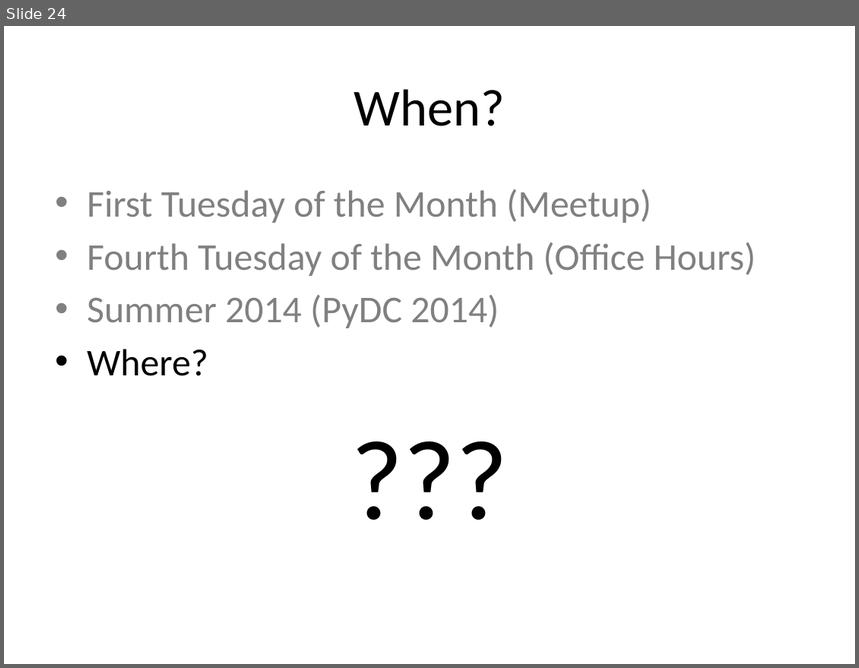
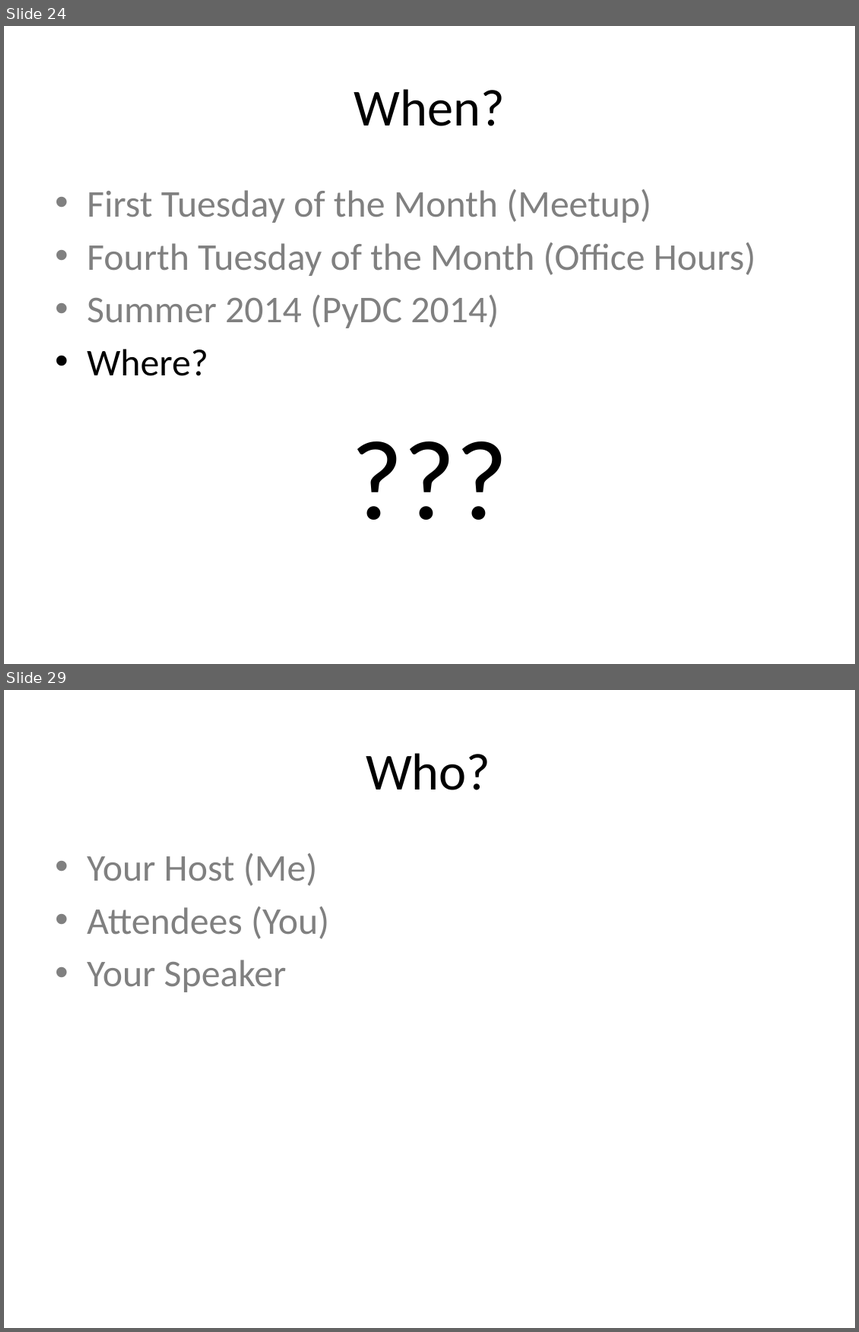
Before and after one commit to DCPython/generic-meetup-slides, a slide deck: DC Python Generic Meetup Slides.pptx. Shown one above the other, each under a label of ours: slide 24 before the commit, slides 24 and 29 after it; the slides between them are not shown. The pictures are 859x668 and 859x1332 pixels, drawn with LibreOffice and Linux fonts; fonts in the diff are those of the drawing. Boxes give left, top, right and bottom in pixels: in the first picture for what was removed or moved away, otherwise in the second. Text is boxed around its words. In the diff, an @@ line names an element or a change of style, - is before the commit and + after.

```diff
--- a/DC Python Generic Meetup Slides.pptx
+++ b/DC Python Generic Meetup Slides.pptx
@@ slide 29 added at (4,690,855,1328), background #FFFFFF @@
@@ title added at (366,753,491,790), 44 pt, text #000000 @@
+Who?
@@ text added at (87,853,329,992), 32 pt, text #808080 @@
+• Your Host (Me)
+• Attendees (You)
+• Your Speaker
```
Also in this commit, not shown: 8 other slides added.
